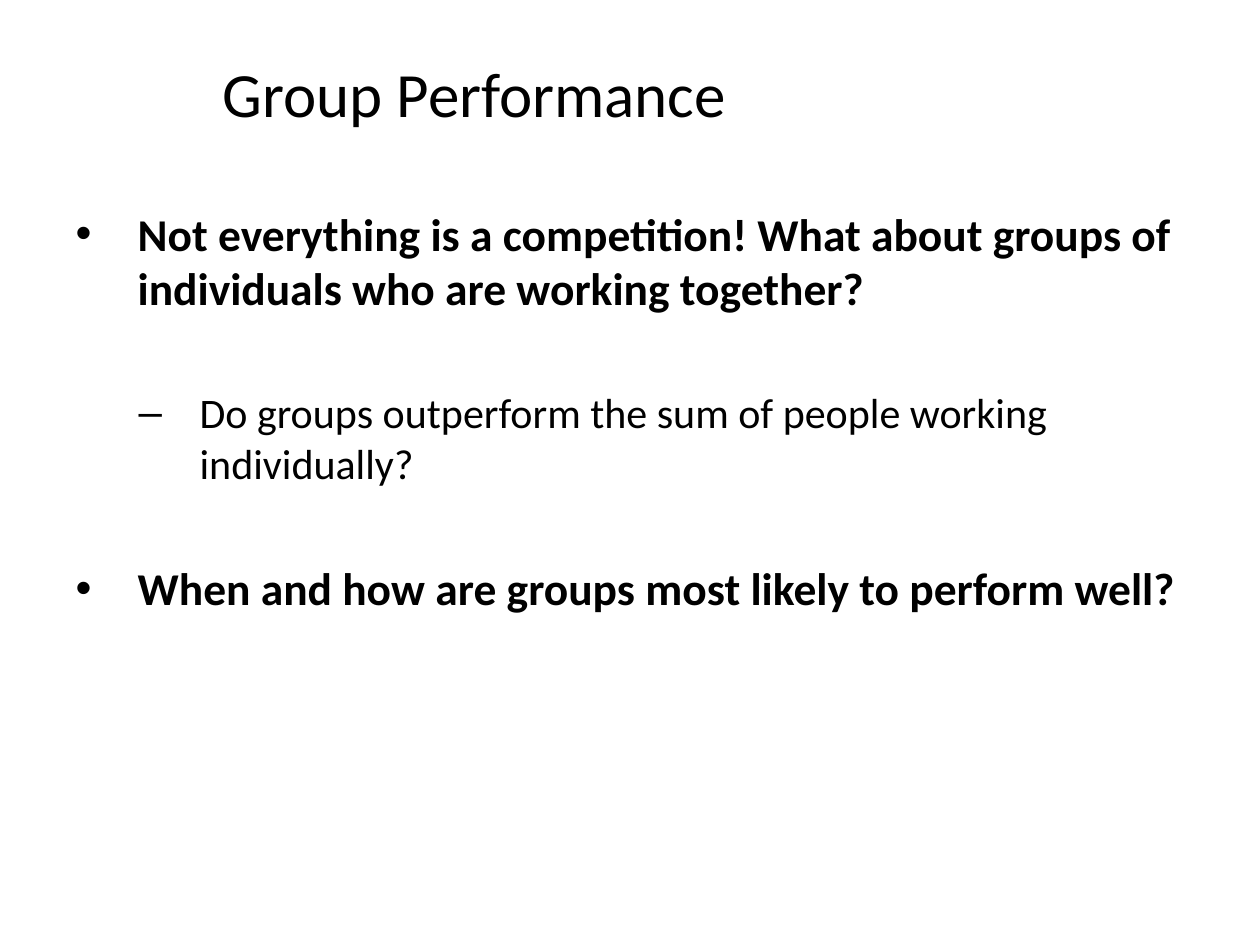
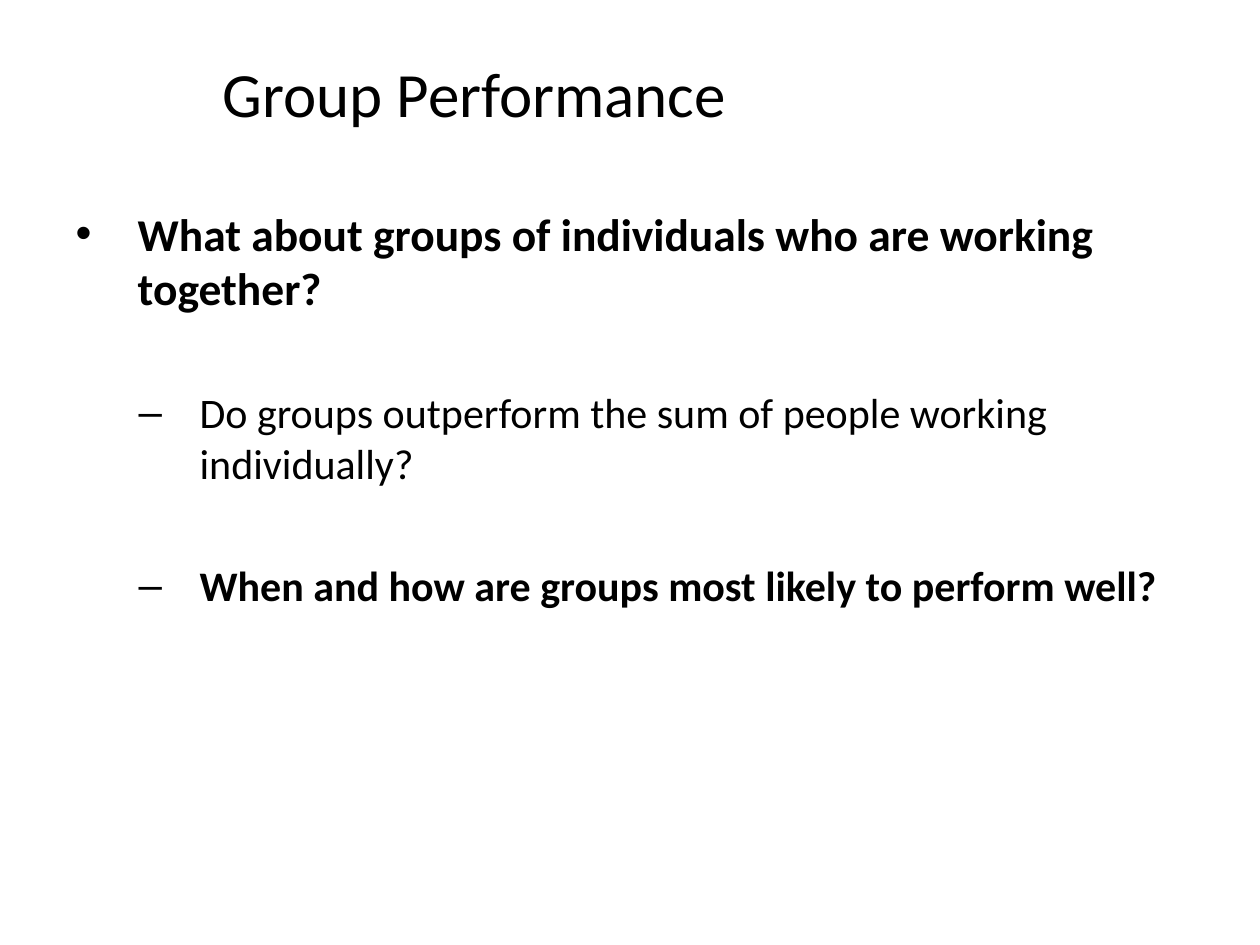
Before and after one commit to npm27/Teaching-Materials, a slide deck: slide 10 of Social Psych/Slides/9 Groups.pptx (slide 13 before the commit). Drawn at 1260x945 pixels with LibreOffice and Linux fonts; fonts in the diff are those of the drawing. Boxes give left, top, right and bottom in pixels: in the first picture for what was removed or moved away, otherwise in the second. Text is boxed around its words. In the diff, an @@ line names an element or a change of style, - is before the commit and + after.

```diff
--- a/Social Psych/Slides/9 Groups.pptx
+++ b/Social Psych/Slides/9 Groups.pptx
@@ text at (138,219,1093,313): text changed @@
-• Not everything is a competition! What about groups of individuals who are working together?
+• What about groups of individuals who are working together?
@@ text at (200,571,1156,608): size 26 to 24 pt in "When and how are groups most likely ..."; bullet • to –; list level 1 to 2 in "When and how are groups ..." @@
```
Also in this commit, not shown: 4 other slides changed, 3 slides removed, 2 other files.
